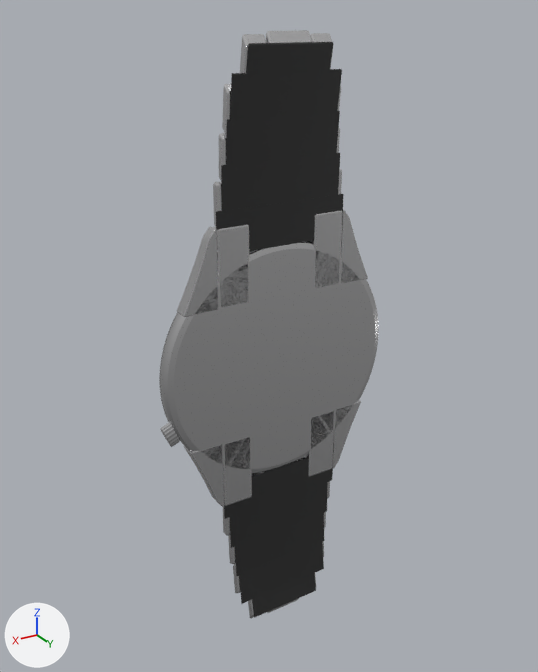
The glTF model models/watches/seiko-snk607k1.glb, before and after one commit.
Rendered twice from a 50 mm lens placed at (0.053, 0.0846, 0.0973), pointed at (0.002, -0.0004, 0.0547). The lights are fixed; the arrows at lower left show +X, +Y and +Z. The older version comes first. Where no turn or scale is listed for an object, it has been applied to the vertices. Vertices at exactly the same position are counted once.

Objects in the first picture: 'SKO | bracelet_backing', 'SKO | bracelet_links', 'SKO | case', 'SKO | end_links', 'SKO | lugs' and 1 more.
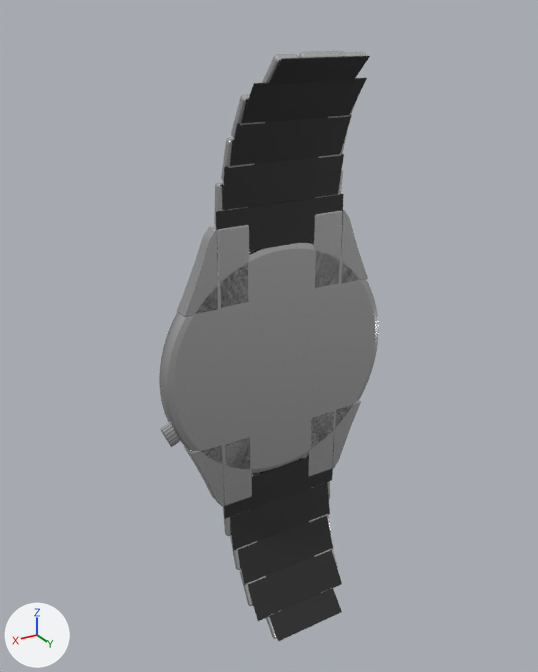
ob_sko___pose is not drawn itself; it is the parent of ob_sko___bracelet_backing, ob_sko___bracelet_links.

Where the change shows, as pixel boxes [x1, y1, x2, y2] in the pictures (538 x 672 px; the box of a moved part takes in the faces that stretch with it):
'SKO | bracelet_backing', reshaped, rescaled (20% wider)
    before: [216, 42, 344, 618]
    after: [216, 56, 370, 641]
'SKO | bracelet_links', reshaped, rescaled (18% wider)
    before: [213, 30, 342, 618]
    after: [214, 51, 366, 639]
part 1 of me_sko___bracelet_backing, moved or reshaped
    before: [230, 69, 342, 121]
    after: [241, 78, 367, 124]
part 2 of me_sko___bracelet_backing, moved or reshaped
    before: [239, 541, 324, 604]
    after: [248, 550, 342, 621]
part 3 of me_sko___bracelet_backing, moved or reshaped
    before: [221, 42, 340, 211]
    after: [222, 56, 370, 210]
part 4 of me_sko___bracelet_backing, moved or reshaped
    before: [230, 482, 328, 618]
    after: [230, 482, 342, 641]
part 5 of me_sko___bracelet_links, moved or reshaped
    before: [213, 30, 342, 218]
    after: [214, 51, 366, 218]
part 6 of me_sko___bracelet_links, moved or reshaped
    before: [223, 457, 330, 618]
    after: [223, 457, 340, 639]

What changed in the scene script:
```text
Change me_sko___bracelet_backing:
    used by ob_sko___bracelet_backing; parent = ob_sko___pose; location = (0.0, 0.0, 0.0)
    remove me_sko___bracelet_backing.from_pydata(...)  # 80 vertices, 120 faces; spans x -10.1..10.1, y -44.2..44.2, z -5.4..0.7
    add me_sko___bracelet_backing.from_pydata(...)  # 80 vertices, 120 faces; spans x -10.1..10.1, y -42.9..42.9, z -9.4..0.3
    me_sko___bracelet_backing part 1: the loose piece of 8 vertices spanning x -8.1..8.1, y 35.1..40.9, z -3.5..-1.0 is turned -13.3 degrees about the x axis through its middle, then moved by (0.0, -0.4, -2.5)
    me_sko___bracelet_backing part 2: the loose piece of 8 vertices spanning x -8.1..8.1, y -40.9..-35.1, z -3.5..-1.0 is turned 13.3 degrees about the x axis through its middle, then moved by (0.0, 0.4, -2.5)
    me_sko___bracelet_backing part 3: 24 of 80 vertices moved; they spanned x -9.2..9.2, y 23.9..44.2, z -5.4..0.7 and now span x -9.2..9.2, y 23.9..42.9, z -9.4..0.3; mean shift (0.0, -0.3, -1.9); largest move (6.1, 44.2, -5.1) -> (6.1, 42.9, -9.3)
    me_sko___bracelet_backing part 4: 24 of 80 vertices moved; they spanned x -9.2..9.2, y -44.2..-23.9, z -5.4..0.7 and now span x -9.2..9.2, y -42.9..-23.9, z -9.4..0.3; mean shift (0.0, 0.3, -1.9); largest move (-6.1, -44.2, -5.1) -> (-6.1, -42.9, -9.3)
    other edits to the shape of me_sko___bracelet_backing do not show in these pictures
Change me_sko___bracelet_links:
    used by ob_sko___bracelet_links; parent = ob_sko___pose; location = (0.0, 0.0, 0.0)
    remove me_sko___bracelet_links.from_pydata(...)  # 1456 vertices, 2808 faces; spans x -9.9..9.9, y -45.6..45.6, z -4.9..3.9
    add me_sko___bracelet_links.from_pydata(...)  # 1456 vertices, 2808 faces; spans x -9.9..9.9, y -43.5..43.5, z -9.1..1.4
    me_sko___bracelet_links part 5: 728 of 1456 vertices moved; they spanned x -9.9..9.9, y 18.1..45.6, z -4.9..3.9 and now span x -9.9..9.9, y 18.1..43.5, z -9.1..1.4; mean shift (0.0, -0.4, -2.8); largest move (2.8, 45.5, -2.6) -> (2.8, 43.4, -8.7)
    me_sko___bracelet_links part 6: 728 of 1456 vertices moved; they spanned x -9.9..9.9, y -45.6..-18.1, z -4.9..3.9 and now span x -9.9..9.9, y -43.5..-18.1, z -9.1..1.4; mean shift (0.0, 0.4, -2.8); largest move (-2.8, -45.5, -2.6) -> (-2.8, -43.4, -8.7)
Change ob_sko___pose:
    ob_sko___pose.scale: (0.001, 0.001, 0.00035) -> (0.001, 0.001, 0.001)
```
